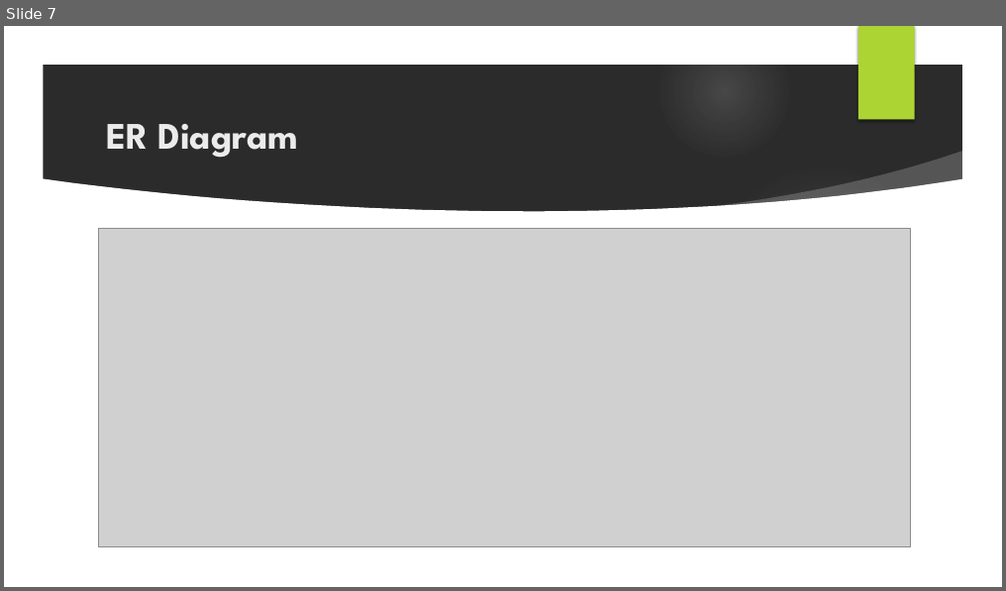
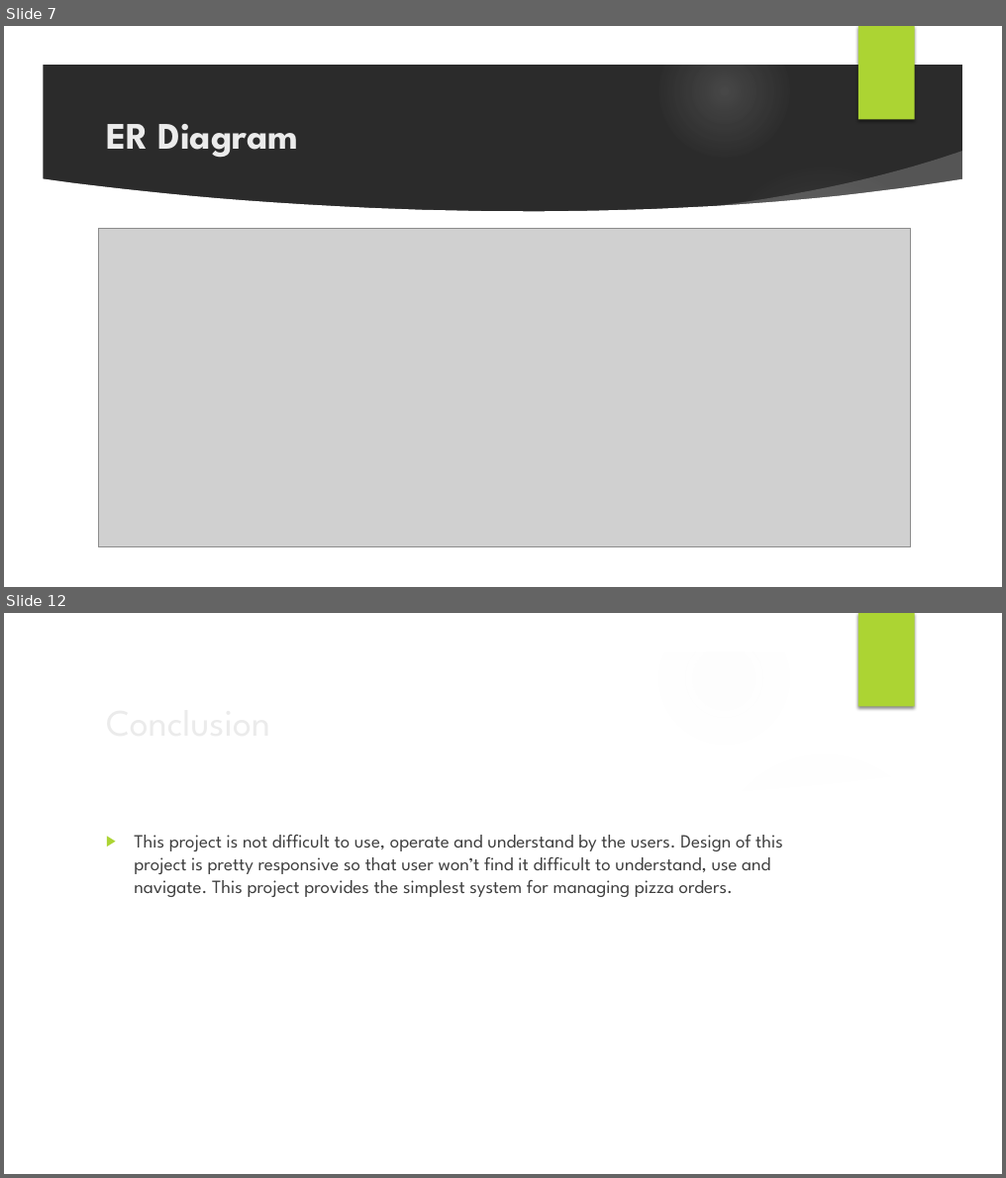
Before and after one commit to nsuspring2019cse299sec4/Group-7, a slide deck: Documentation/Proposal/Proposal_Group7.pptx. Shown one above the other, each under a label of ours: slide 7 before the commit, slides 7 and 12 after it; the slides between them are not shown. The pictures are 1006x591 and 1006x1178 pixels, drawn with LibreOffice and Linux fonts; fonts in the diff are those of the drawing; grey boxes stand for pictures; background and template pictures are left out; a plain dark background stands for a picture behind light text. Boxes give left, top, right and bottom in pixels: in the first picture for what was removed or moved away, otherwise in the second. Text is boxed around its words. In the diff, an @@ line names an element or a change of style, - is before the commit and + after.

```diff
--- a/Documentation/Proposal/Proposal_Group7.pptx
+++ b/Documentation/Proposal/Proposal_Group7.pptx
@@ slide 12 added at (x1=4, y1=613, x2=1002, y2=1174), background picture (left out); not listed: 9 template elements that a slide beside it also shows @@
@@ title added at (x1=98, y1=692, x2=816, y2=750), 36 pt, text #EBEBEB @@
+Conclusion
@@ text added at (x1=134, y1=835, x2=783, y2=897), 18 pt, text #404040 @@
+▶ This project is not difficult to use, operate and understand by the users. Design of this project is pretty responsive so that user won’t find it difficult to understand, use and navigate. This project provides the simplest system for managing pizza orders.
```
Also in this commit, not shown: 1 slide changed, 4 other slides added.
